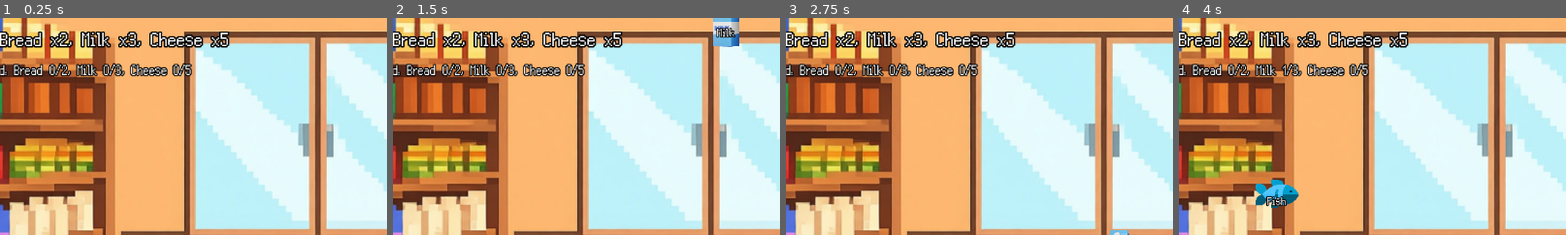
Above: before the commit, frames 1-4 (left to right).
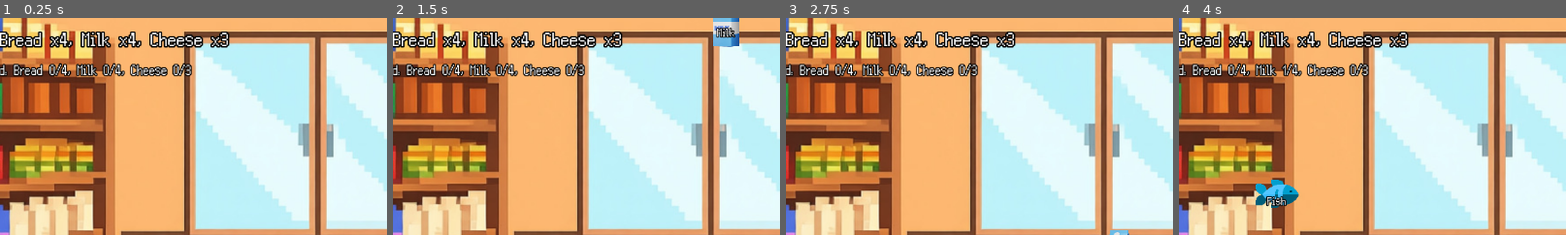
Above: after the commit, the same moments.

Repository: iamthewalrusz/supermarket-game
Game: Godot game, scene res://Scenes/falling_game.tscn
Two runs of this game, one before a commit and one after it. Both use one fixed random seed, a clock stepped at 60 frames per second and the inputs below. This scene is started directly instead of the project's main scene.
Inputs (mouse positions are % of the whole screen's width and height, from its top left):
- Up to frame 1 (0.25 s): no input
- Up to frame 2 (1.5 s): tap Enter (ui_accept) at 0.5, 0.77 s; move the mouse to (72, 45) at 0.52 s; hold Right (ui_right) 0.53-1.25 s; tap Space at 0.6 s; click (72, 45) at 0.67 s; drag from (30, 55) to (45, 70) at 1.27 s
- Up to frame 3 (2.75 s): move the mouse to (60, 28) at 2.02 s; hold Left (ui_left) from 2.03 s (still down); tap Space at 2.1 s; click (60, 28) at 2.17 s
- Up to frame 4 (4 s): release Left (ui_left) at 2.75 s; drag from (45, 70) to (20, 35) at 2.77 s; move the mouse to (80, 65) at 3.52 s; hold Right (ui_right) from 3.53 s (still down); tap Space at 3.6 s; click (80, 65) at 3.67 s; tap Enter (ui_accept) at 3.77 s
The pictures show only the part of the screen within x 7-57%, y 0-50%; the shares and areas given below are measured in that part.

The runs differ from the first frame. In frame 1, 0.6% of the frame differs, in the area x 15-60%, y 6-27%; in frame 2, 0.6%; in frame 3, 0.6%; in frame 4, 0.6%.

Commit message:
fixes

Diff:
--- a/Scenes/falling_game.tscn
+++ b/Scenes/falling_game.tscn
@@ -165,4 +165,3 @@
 vertical_alignment = 1
 
 [connection signal="timeout" from="SpawnTimer" to="." method="_on_spawn_timer_timeout"]
-[connection signal="gui_input" from="UI/Blocker" to="." method="_on_blocker_gui_input"]
--- a/Scripts/falling_game.gd
+++ b/Scripts/falling_game.gd
@@ -2,7 +2,7 @@
 extends Node2D
 
 # All products the game can draw from. Each playthrough, 3 are randomly picked
-# as targets (each with a random required count 2-5); the rest are distractors.
+# as targets (each with a random required count 2-4); the rest are distractors.
 const PRODUCT_POOL: Array[Dictionary] = [
 	{"name": "Apple", "price": 1.50, "texture": "res://Assets/apple-fruit-cartoon-transparent-28.png", "color": "ff4444"},
 	{"name": "Milk", "price": 2.20, "texture": "res://Assets/milk-box-3d-rendering-isometric-icon-png.png", "color": "ffffff"},
@@ -16,7 +16,7 @@
 
 const NUM_TARGETS: int = 3
 const MIN_NEEDED: int = 2
-const MAX_NEEDED: int = 5
+const MAX_NEEDED: int = 4
 
 const STARTING_LIVES: int = 3
 
@@ -225,9 +225,10 @@
 	spawn_timer.start()
 
 
-func _on_blocker_gui_input(event: InputEvent) -> void:
-	if event is InputEventMouseButton and event.pressed:
-		if lives > 0:
-			SceneTransition.fade_to("res://Scenes/market1.tscn")
-		else:
-			SceneTransition.fade_to_reload()
+func _input(event: InputEvent) -> void:
+	if event is InputEventKey and event.pressed and blocker.visible == true:
+		if event.keycode == KEY_SPACE:
+			if lives > 0:
+				SceneTransition.fade_to("res://Scenes/market1.tscn")
+			else:
+				SceneTransition.fade_to_reload()
